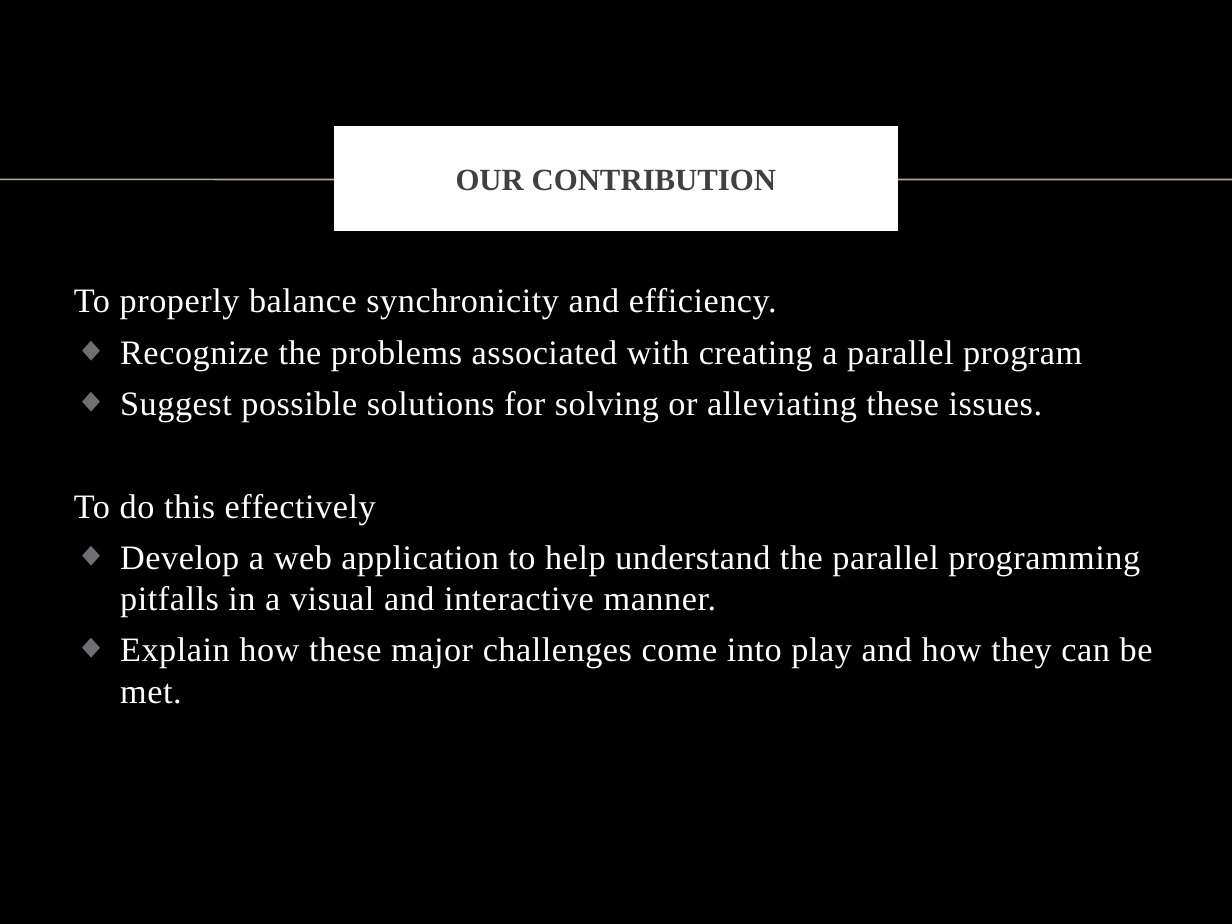
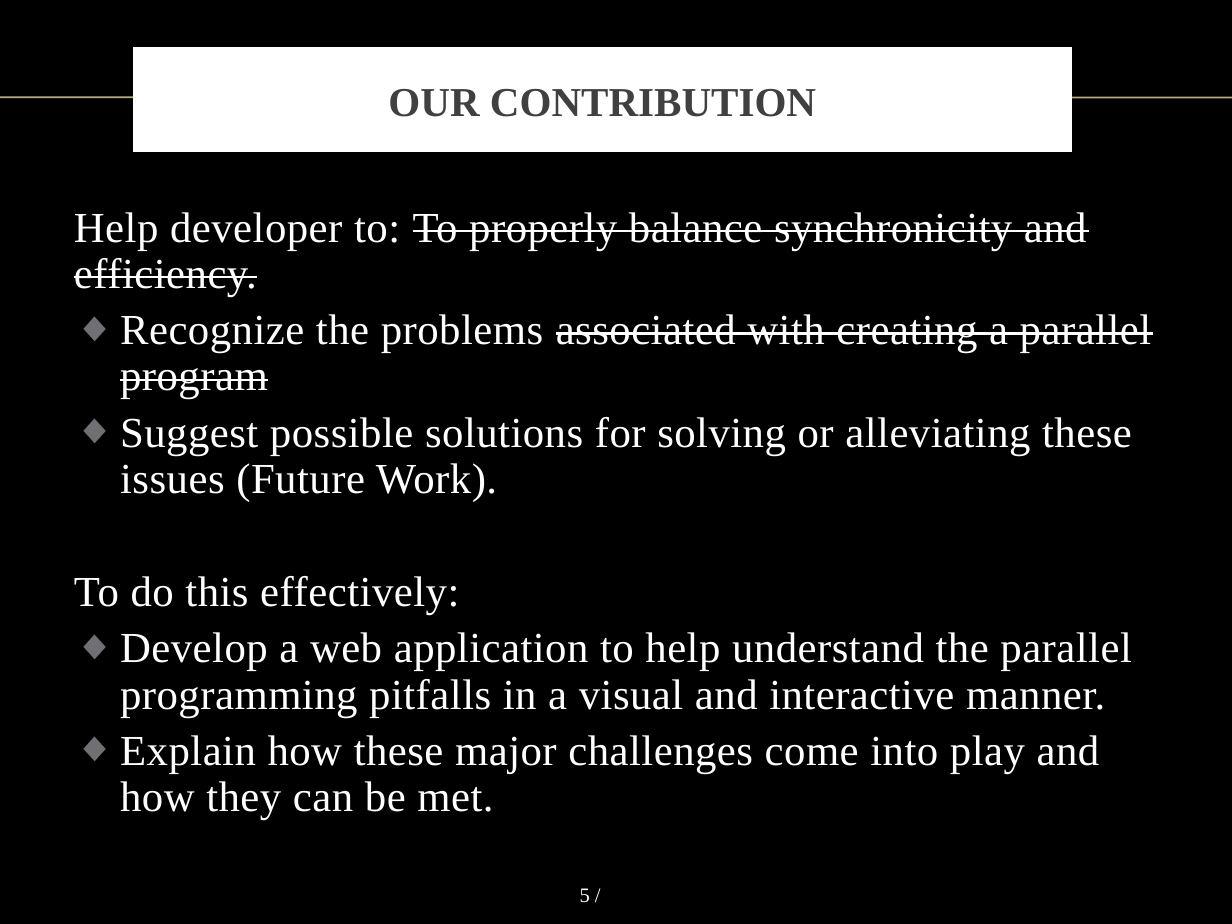
Before and after one commit to vong-srey/Paravantage, a slide deck: slide 5 of Presentation.pptx. Drawn at 1232x924 pixels with LibreOffice and Linux fonts; fonts in the diff are those of the drawing; background and template pictures are left out. Boxes give left, top, right and bottom in pixels: in the first picture for what was removed or moved away, otherwise in the second. Text is boxed around its words. In the diff, an @@ line names an element or a change of style, - is before the commit and + after.

```diff
--- a/Presentation.pptx
+++ b/Presentation.pptx
@@ title "OUR CONTRIBUTION" resized from (x1=339, y1=132, x2=893, y2=227) to (x1=138, y1=53, x2=1067, y2=148) @@
@@ title "OUR CONTRIBUTION" at (x1=138, y1=53, x2=1067, y2=148): size 18 to 24 pt @@
@@ line moved from (0, 180) - (1232, 180) to (0, 97) - (1232, 97) @@
@@ text "Help developer to: To properly ..." moved from (x1=74, y1=288, x2=1153, y2=704) to (x1=74, y1=212, x2=1152, y2=820) @@
@@ text at (x1=74, y1=212, x2=1087, y2=296): text changed; size 20 to 25 pt @@
-To properly balance synchronicity and efficiency.
+Help developer to: To properly balance synchronicity and efficiency.
@@ text at (x1=120, y1=314, x2=1152, y2=820): size 20 to 25 pt in "Recognize the problems associated with creating a ...", "Develop a web application to help understand ...", "Explain how these major challenges come into ..."; strikethrough on in "associated with creating a parallel program"; line spacing 1 to 0.9 @@
@@ text at (x1=74, y1=417, x2=1132, y2=614): text changed; size 20 to 25 pt @@
-◆ Suggest possible solutions for solving or alleviating these issues.
-To do this effectively
+◆ Suggest possible solutions for solving or alleviating these issues (Future Work).
+To do this effectively:
@@ page number added at (x1=580, y1=888, x2=590, y2=903), 12 pt, text #FFFFFF @@
+5 /
```
Also in this commit, not shown: 14 other slides changed, 5 slides added, 4 slides removed.
